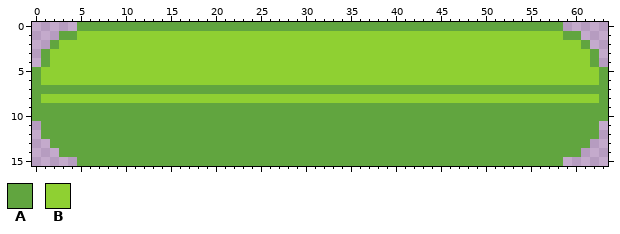
File history of a pixel-art file, project/assets/sprites/healthbar_64.aseprite. Above, as it was before the edit.
64x16 pixels, 1 frame.
Visible layers, top first: "Layer 2 #2", "Layer 2".
Palette (. is transparent): A #61a53f  B #8fd032
Pixels before, first column x 0:
 0 .....AAAAAAAAAAAAAAAAAAAAAAAAAAAAAAAAAAAAAAAAAAAAAAAAAAAAAA.....
 1 ...AABBBBBBBBBBBBBBBBBBBBBBBBBBBBBBBBBBBBBBBBBBBBBBBBBBBBBBAA...
 2 ..ABBBBBBBBBBBBBBBBBBBBBBBBBBBBBBBBBBBBBBBBBBBBBBBBBBBBBBBBBBA..
 3 .ABBBBBBBBBBBBBBBBBBBBBBBBBBBBBBBBBBBBBBBBBBBBBBBBBBBBBBBBBBBBA.
 4 .ABBBBBBBBBBBBBBBBBBBBBBBBBBBBBBBBBBBBBBBBBBBBBBBBBBBBBBBBBBBBA.
 5 ABBBBBBBBBBBBBBBBBBBBBBBBBBBBBBBBBBBBBBBBBBBBBBBBBBBBBBBBBBBBBBA
 6 ABBBBBBBBBBBBBBBBBBBBBBBBBBBBBBBBBBBBBBBBBBBBBBBBBBBBBBBBBBBBBBA
 7 AAAAAAAAAAAAAAAAAAAAAAAAAAAAAAAAAAAAAAAAAAAAAAAAAAAAAAAAAAAAAAAA
 8 ABBBBBBBBBBBBBBBBBBBBBBBBBBBBBBBBBBBBBBBBBBBBBBBBBBBBBBBBBBBBBBA
 9 AAAAAAAAAAAAAAAAAAAAAAAAAAAAAAAAAAAAAAAAAAAAAAAAAAAAAAAAAAAAAAAA
10 AAAAAAAAAAAAAAAAAAAAAAAAAAAAAAAAAAAAAAAAAAAAAAAAAAAAAAAAAAAAAAAA
11 .AAAAAAAAAAAAAAAAAAAAAAAAAAAAAAAAAAAAAAAAAAAAAAAAAAAAAAAAAAAAAA.
12 .AAAAAAAAAAAAAAAAAAAAAAAAAAAAAAAAAAAAAAAAAAAAAAAAAAAAAAAAAAAAAA.
13 ..AAAAAAAAAAAAAAAAAAAAAAAAAAAAAAAAAAAAAAAAAAAAAAAAAAAAAAAAAAAA..
14 ...AAAAAAAAAAAAAAAAAAAAAAAAAAAAAAAAAAAAAAAAAAAAAAAAAAAAAAAAAA...
15 .....AAAAAAAAAAAAAAAAAAAAAAAAAAAAAAAAAAAAAAAAAAAAAAAAAAAAAA.....
After the commit:
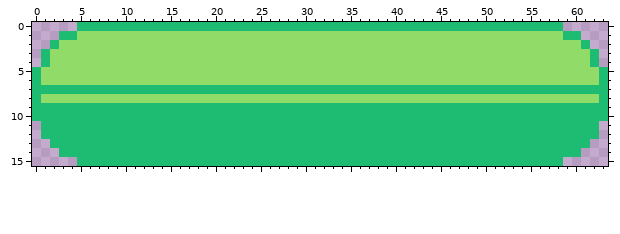
From old to new:
colour A: #61a53f -> #1ebc73
colour B: #8fd032 -> #91db69
Boxes around the changes in both pictures, in picture pixels (x1, y1, x2, y2):
changed: (32, 22, 608, 166)
